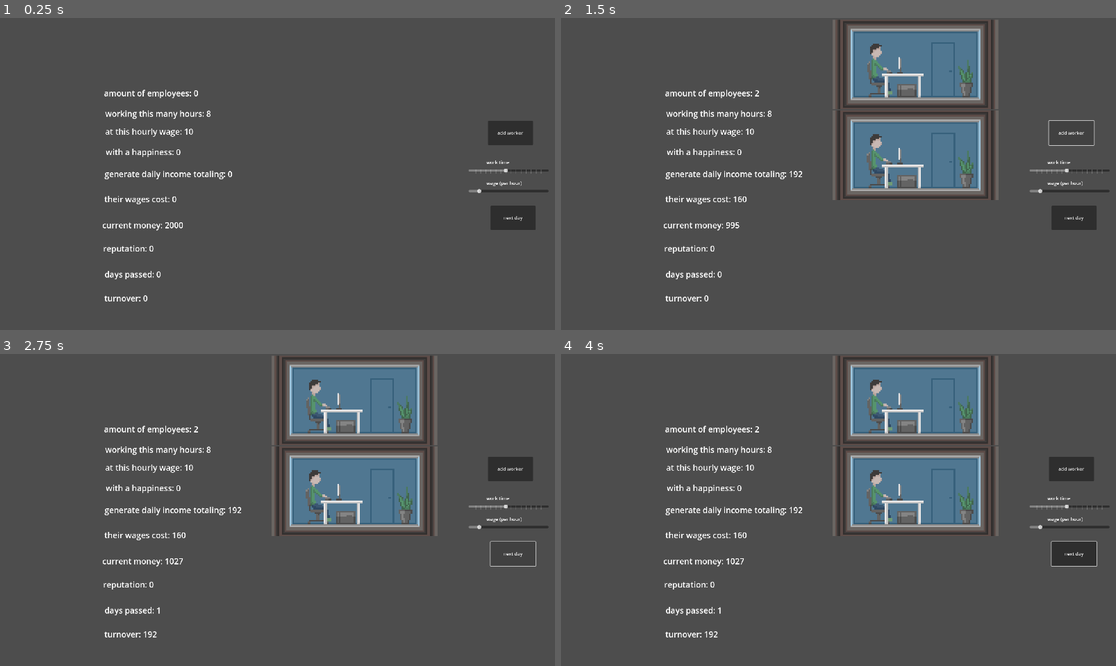
Above: before the commit, frames 1-4 (two rows, left to right).
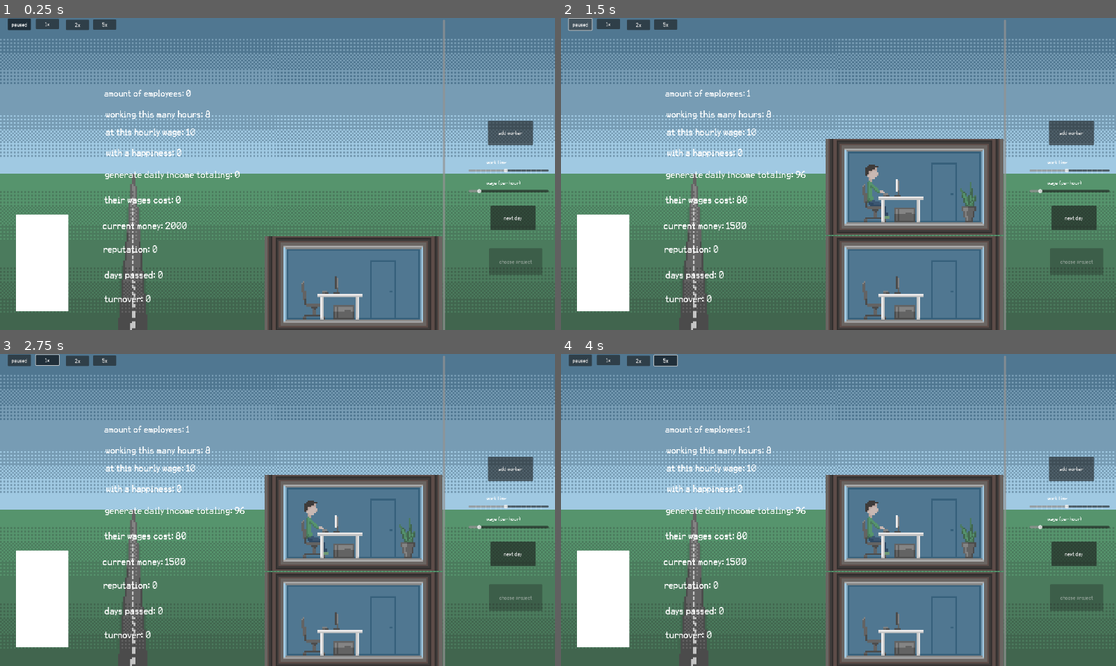
Above: after the commit, the same moments.

Repository: Mag559/GMTK_GameJam2024
Game: Godot game, scene res://UI/in_game_ui.tscn
Two runs of this game, one before a commit and one after it. Both use one fixed random seed, a clock stepped at 60 frames per second and the inputs below. The engine's default icon, where the game draws it, is replaced by a stand-in: a white triangle on a blue panel in a dark square.
Inputs (mouse positions are in pixels of both pictures, inside the frame that each line leads up to):
- Up to frame 1 (0.25 s): no input
- Up to frame 2 (1.5 s): click "add worker" at 0.5 s; click "add worker" (after the commit: "paused") at 1.25 s
- Up to frame 3 (2.75 s): click "next day" (after the commit: "1x") at 2 s
- Up to frame 4 (4 s): click (638, 360) at 2.75 s, where only the run after the commit has a clickable "2x"; click (666, 360) at 3.5 s, where only the run after the commit has a clickable "5x"

The runs differ from the first frame. In frame 1, 89% of the frame differs, in the area x 0-100%, y 0-100%; in frame 2, 83%; in frame 3, 84%; in frame 4, 84%.

Commit message:
15;40;19;reputation-bar

Diff:
--- a/EventCentre.gd
+++ b/EventCentre.gd
@@ -1,3 +1,6 @@
 extends Node
 
 signal new_hire
+signal paused
+signal manual_pause
+signal started_again
--- /dev/null
+++ b/ReputationBar.gd
@@ -0,0 +1,6 @@
+extends ColorRect
+
+
+func _process(_delta):
+	$ColorRect.anchor_top = 1 - (StatManager.reputation - StatManager.reputation_required_for_last_project) \
+	 / (StatManager.get_reputation_for_new_project() - StatManager.reputation_required_for_last_project)
--- /dev/null
+++ b/ReputationBar.tscn
@@ -0,0 +1,20 @@
+[gd_scene load_steps=2 format=3 uid="uid://bhb22of2ufww1"]
+
+[ext_resource type="Script" path="res://ReputationBar.gd" id="1_xb8f5"]
+
+[node name="ColorRect" type="ColorRect"]
+anchors_preset = -1
+anchor_right = 0.106
+anchor_bottom = 0.319
+offset_right = -0.52002
+offset_bottom = 0.47998
+script = ExtResource("1_xb8f5")
+
+[node name="ColorRect" type="ColorRect" parent="."]
+layout_mode = 1
+anchors_preset = -1
+anchor_top = 1.0
+anchor_right = 1.0
+anchor_bottom = 1.0
+color = Color(1, 1, 0.0823529, 1)
+metadata/_edit_use_anchors_ = true
--- a/StatManager.gd
+++ b/StatManager.gd
@@ -10,7 +10,7 @@
 var income_multiplier := 12.0
 var income_exponent := 1.0
 var income_add_on := 0.0
-var happiness_exp_base := 2.0  # for income calc
+var happiness_exp_base := 1.6  # for income calc
 var happiness_mult := 1.0
 var happiness_add_on := 0.0
 
@@ -25,8 +25,16 @@
 
 var projects_earned := 0
 var projects_to_choose := 0
-var reputation_required_exponential_base := 3.0
+var reputation_required_exponential_base := 2.0
 var reputation_required_add_on := 20.0
+var reputation_required_for_last_project := 0.0
+
+var run_seed : int
+
+
+func _ready():
+	randomize()
+	run_seed = randi_range(30, 4000)
 
 
 func get_daily_income() -> float:
@@ -41,7 +49,8 @@
 
 
 func get_happiness() -> float:  # can go negative
-	return happiness_mult * (wage_per_hour / reference_wage_per_hour - (work_time + work_time_add_on) / reference_work_time)
+	return happiness_mult * (wage_per_hour / reference_wage_per_hour
+	 - (work_time + work_time_add_on) / reference_work_time) + happiness_add_on
 
 
 func next_day() -> void:
@@ -65,9 +74,11 @@
 
 func check_if_new_project() -> void:
 	if reputation > get_reputation_for_new_project():
+		reputation_required_for_last_project = get_reputation_for_new_project()
 		projects_earned += 1
 		projects_to_choose += 1
 
 
 func get_reputation_for_new_project() -> float:
-	return pow(reputation_required_exponential_base, projects_earned) + reputation_required_add_on
+	return pow(reputation_required_exponential_base, (projects_earned + 2)) \
+	 + reputation_required_add_on * (projects_earned + 1)
--- /dev/null
+++ b/UI/choose_project.gd
@@ -0,0 +1,11 @@
+extends Button
+
+var project_popup := preload("res://project_popup.tscn")
+
+func _process(delta):
+	disabled = StatManager.projects_to_choose == 0
+
+
+func _on_pressed():
+	var popup := project_popup.instantiate()
+	get_parent().add_child(popup)
--- a/UI/in_game_ui.tscn
+++ b/UI/in_game_ui.tscn
@@ -1,6 +1,7 @@
-[gd_scene load_steps=16 format=3 uid="uid://bcs4te5ib6su"]
+[gd_scene load_steps=21 format=3 uid="uid://bcs4te5ib6su"]
 
 [ext_resource type="Script" path="res://UI/add_worker.gd" id="1_gmcku"]
+[ext_resource type="Texture2D" uid="uid://c3efp1402q5xl" path="res://background_v1.png" id="1_xp53m"]
 [ext_resource type="Script" path="res://UI/workers_amount.gd" id="2_5dh1u"]
 [ext_resource type="Script" path="res://UI/Button2.gd" id="2_sjohs"]
 [ext_resource type="Script" path="res://UI/work_time_amount.gd" id="3_508nb"]
@@ -9,12 +10,16 @@
 [ext_resource type="Script" path="res://UI/wage_slider.gd" id="5_btf2l"]
 [ext_resource type="Script" path="res://UI/happiness_amount.gd" id="5_kh22f"]
 [ext_resource type="Script" path="res://UI/daily_income_amount.gd" id="6_3dug8"]
+[ext_resource type="FontFile" uid="uid://dotdsj6wdrb1o" path="res://karma suture.ttf" id="6_qx76h"]
 [ext_resource type="Script" path="res://UI/cost_of_wages_amount.gd" id="7_6bdht"]
 [ext_resource type="Script" path="res://UI/money_amount.gd" id="9_uyxg6"]
 [ext_resource type="Script" path="res://UI/reputation_amount.gd" id="10_rltyb"]
 [ext_resource type="Script" path="res://UI/day_amount.gd" id="11_2ix8e"]
 [ext_resource type="Script" path="res://UI/turnover_amount.gd" id="12_7hx4y"]
 [ext_resource type="PackedScene" uid="uid://bu1l4mqnm47v8" path="res://office_building.tscn" id="15_vplvd"]
+[ext_resource type="Script" path="res://UI/choose_project.gd" id="16_stx6t"]
+[ext_resource type="PackedScene" uid="uid://bs3i0eil1be4q" path="res://time_controls.tscn" id="17_0rdfq"]
+[ext_resource type="PackedScene" uid="uid://bhb22of2ufww1" path="res://ReputationBar.tscn" id="20_63vpj"]
 
 [node name="InGameUI" type="CanvasLayer"]
 
@@ -27,6 +32,16 @@
 grow_vertical = 2
 metadata/_edit_lock_ = true
 
+[node name="TextureRect" type="TextureRect" parent="Control"]
+layout_mode = 1
+anchors_preset = 15
+anchor_right = 1.0
+anchor_bottom = 1.0
+grow_horizontal = 2
+grow_vertical = 2
+texture = ExtResource("1_xp53m")
+stretch_mode = 5
+
 [node name="Button" type="Button" parent="Control"]
 layout_mode = 1
 anchors_preset = -1
@@ -62,6 +77,7 @@
 anchor_bottom = 0.279333
 offset_right = -0.320004
 offset_bottom = 0.319998
+theme_override_fonts/font = ExtResource("6_qx76h")
 theme_override_font_sizes/font_size = 28
 text = "amount of employees: "
 script = ExtResource("2_5dh1u")
@@ -72,11 +88,12 @@
 anchors_preset = -1
 anchor_left = 0.189583
 anchor_top = 0.288889
-anchor_right = 0.373083
+anchor_right = 0.476208
 anchor_bottom = 0.345074
 offset_right = -0.320004
 offset_bottom = 0.319998
-theme_override_font_sizes/font_size = 28
+theme_override_fonts/font = ExtResource("6_qx76h")
+theme_override_font_sizes/font_size = 30
 text = "working this many hours: "
 script = ExtResource("3_508nb")
 metadata/_edit_use_anchors_ = true
@@ -86,11 +103,12 @@
 anchors_preset = -1
 anchor_left = 0.189583
 anchor_top = 0.346296
-anchor_right = 0.373083
+anchor_right = 0.432979
 anchor_bottom = 0.402481
 offset_right = -0.320004
 offset_bottom = 0.319998
-theme_override_font_sizes/font_size = 28
+theme_override_fonts/font = ExtResource("6_qx76h")
+theme_override_font_sizes/font_size = 30
 text = "at this hourly  wage: "
 script = ExtResource("4_xdhf1")
 metadata/_edit_use_anchors_ = true
@@ -100,11 +118,12 @@
 anchors_preset = -1
 anchor_left = 0.190625
 anchor_top = 0.412037
-anchor_right = 0.374125
+anchor_right = 0.393396
 anchor_bottom = 0.468222
 offset_right = -0.320004
 offset_bottom = 0.319998
-theme_override_font_sizes/font_size = 28
+theme_override_fonts/font = ExtResource("6_qx76h")
+theme_override_font_sizes/font_size = 30
 text = "with a happiness: "
 script = ExtResource("5_kh22f")
 metadata/_edit_use_anchors_ = true
@@ -114,11 +133,12 @@
 anchors_preset = -1
 anchor_left = 0.188542
 anchor_top = 0.482407
-anchor_right = 0.387667
+anchor_right = 0.541313
 anchor_bottom = 0.538593
 offset_right = -0.320004
 offset_bottom = 0.319998
-theme_override_font_sizes/font_size = 28
+theme_override_fonts/font = ExtResource("6_qx76h")
+theme_override_font_sizes/font_size = 30
 text = "generate daily income totaling: "
 script = ExtResource("6_3dug8")
 metadata/_edit_use_anchors_ = true
@@ -128,11 +148,12 @@
 anchors_preset = -1
 anchor_left = 0.188021
 anchor_top = 0.562963
-anchor_right = 0.387146
+anchor_right = 0.393917
 anchor_bottom = 0.619148
 offset_right = -0.320004
 offset_bottom = 0.319998
-theme_override_font_sizes/font_size = 28
+theme_override_fonts/font = ExtResource("6_qx76h")
+theme_override_font_sizes/font_size = 30
 text = "their wages cost: "
 script = ExtResource("7_6bdht")
 metadata/_edit_use_anchors_ = true
@@ -146,7 +167,8 @@
 anchor_bottom = 0.702481
 offset_right = -0.320004
 offset_bottom = 0.319998
-theme_override_font_sizes/font_size = 28
+theme_override_fonts/font = ExtResource("6_qx76h")
+theme_override_font_sizes/font_size = 30
 text = "current money: "
 script = ExtResource("9_uyxg6")
 metadata/_edit_use_anchors_ = true
@@ -160,7 +182,8 @@
 anchor_bottom = 0.777481
 offset_right = -0.320004
 offset_bottom = 0.319998
-theme_override_font_sizes/font_size = 28
+theme_override_fonts/font = ExtResource("6_qx76h")
+theme_override_font_sizes/font_size = 30
 text = "reputation: "
 script = ExtResource("10_rltyb")
 metadata/_edit_use_anchors_ = true
@@ -174,7 +197,8 @@
 anchor_bottom = 0.859889
 offset_right = -0.320004
 offset_bottom = 0.319998
-theme_override_font_sizes/font_size = 28
+theme_override_fonts/font = ExtResource("6_qx76h")
+theme_override_font_sizes/font_size = 30
 text = "days passed: "
 script = ExtResource("11_2ix8e")
 metadata/_edit_use_anchors_ = true
@@ -188,7 +212,8 @@
 anchor_bottom = 0.936741
 offset_right = -0.320004
 offset_bottom = 0.319998
-theme_override_font_sizes/font_size = 28
+theme_override_fonts/font = ExtResource("6_qx76h")
+theme_override_font_sizes/font_size = 30
 text = "turnover: "
 script = ExtResource("12_7hx4y")
 metadata/_edit_use_anchors_ = true
@@ -253,7 +278,29 @@
 anchor_right = 0.802083
 anchor_bottom = 1.00741
 
+[node name="Button3" type="Button" parent="Control"]
+layout_mode = 0
+anchor_left = 0.88125
+anchor_top = 0.737963
+anchor_right = 0.977083
+anchor_bottom = 0.823148
+text = "choose project"
+script = ExtResource("16_stx6t")
+metadata/_edit_use_anchors_ = true
+
+[node name="Control" parent="Control" instance=ExtResource("17_0rdfq")]
+layout_mode = 1
+
+[node name="ColorRect" parent="Control" instance=ExtResource("20_63vpj")]
+layout_mode = 1
+anchor_left = 0.0286458
+anchor_top = 0.62963
+anchor_right = 0.123708
+anchor_bottom = 0.93937
+metadata/_edit_use_anchors_ = true
+
 [connection signal="pressed" from="Control/Button" to="Control/Button" method="_on_pressed"]
 [connection signal="pressed" from="Control/Button2" to="Control/Button2" method="_on_pressed"]
 [connection signal="value_changed" from="Control/HSlider" to="Control/HSlider" method="_on_value_changed"]
 [connection signal="value_changed" from="Control/HSlider2" to="Control/HSlider2" method="_on_value_changed"]
+[connection signal="pressed" from="Control/Button3" to="Control/Button3" method="_on_pressed"]
--- a/office_building.tscn
+++ b/office_building.tscn
@@ -1,6 +1,7 @@
-[gd_scene load_steps=2 format=3 uid="uid://bu1l4mqnm47v8"]
+[gd_scene load_steps=3 format=3 uid="uid://bu1l4mqnm47v8"]
 
 [ext_resource type="Script" path="res://work_space_holder.gd" id="1_bjqsy"]
+[ext_resource type="Texture2D" uid="uid://6pcblgamjkaj" path="res://room_v1.png" id="2_4mn6y"]
 
 [node name="ScrollContainer" type="ScrollContainer"]
 anchors_preset = -1
@@ -8,10 +9,24 @@
 anchor_top = 0.109259
 anchor_right = 0.564583
 anchor_bottom = 0.92963
+grow_vertical = 0
+vertical_scroll_mode = 2
 metadata/_edit_use_anchors_ = true
 
-[node name="VBoxContainer" type="VBoxContainer" parent="."]
+[node name="HBoxContainer" type="HBoxContainer" parent="."]
 layout_mode = 2
 size_flags_horizontal = 3
-size_flags_vertical = 0
+size_flags_vertical = 3
+alignment = 1
+
+[node name="VBoxContainer" type="VBoxContainer" parent="HBoxContainer"]
+layout_mode = 2
+size_flags_horizontal = 3
+size_flags_vertical = 8
 script = ExtResource("1_bjqsy")
+
+[node name="TextureRect" type="TextureRect" parent="HBoxContainer/VBoxContainer"]
+layout_mode = 2
+texture = ExtResource("2_4mn6y")
+expand_mode = 5
+stretch_mode = 5
--- a/project.godot
+++ b/project.godot
@@ -26,6 +26,10 @@
 window/size/viewport_height=1080
 window/size/mode=3
 
+[gui]
+
+theme/custom_font="res://karma suture.ttf"
+
 [rendering]
 
 textures/canvas_textures/default_texture_filter=0
--- /dev/null
+++ b/project_popup.gd
@@ -0,0 +1,64 @@
+extends TextureRect
+
+# name, cost, describtion
+var projects := [["bus", 4000, "to add"],
+				["table football", 2000, "to add"],
+				["park", 15000, "to add"],
+				["new laptops", 800000, "to add"],
+				["windows", 2000, "to add"],
+				["restaurant", 10000, "to add"],
+]
+
+var projects_to_choose_from := []
+var already_chosen_projects := []
+
+@onready var rng := RandomNumberGenerator.new()
+
+
+func _ready():
+	rng.seed = StatManager.run_seed * (StatManager.projects_earned - StatManager.projects_to_choose)
+	while projects_to_choose_from.size() < 3:
+		var pick := rng.randi_range(0, projects.size() - 1)
+		if not pick in projects_to_choose_from and not pick in already_chosen_projects:
+			projects_to_choose_from.append(pick)
+	$Label.text = "project name: " + projects[projects_to_choose_from[0]][0]
+	$Label4.text = "cost: " + str(projects[projects_to_choose_from[0]][1])
+	$Label2.text = "project name: " + projects[projects_to_choose_from[1]][0]
+	$Label5.text = "cost: " + str(projects[projects_to_choose_from[1]][1])
+	$Label3.text = "project name: " + projects[projects_to_choose_from[2]][0]
+	$Label6.text = "cost: " + str(projects[projects_to_choose_from[2]][1])
+	$Button2.disabled = StatManager.money < projects[projects_to_choose_from[0]][1]
+	$Button3.disabled = StatManager.money < projects[projects_to_choose_from[1]][1]
+	$Button4.disabled = StatManager.money < projects[projects_to_choose_from[2]][1]
+
+
+	EventCentre.manual_pause.emit()
+	EventCentre.started_again.connect(queue_free)
+
+
+
+func _on_button_pressed():
+	queue_free()
+
+
+func choose_project(project_index):
+	var chosen_project : int = projects_to_choose_from[project_index]
+	already_chosen_projects.append(chosen_project)
+	StatManager.projects_to_choose -= 1
+	match chosen_project:
+		0:
+			StatManager.work_time_add_on += -1
+		1:
+			StatManager.effective_work_time_mult *= 0.85
+			StatManager.happiness_mult *= 1.4
+		3:
+			StatManager.happiness_add_on += 1.0
+		4:
+			StatManager.income_exponent += 0.4
+		5:
+			StatManager.happiness_mult *= 1.2
+		6:
+			StatManager.effective_work_time_mult *= 0.9
+			StatManager.happiness_add_on += 2.0
+
+	queue_free()
--- /dev/null
+++ b/project_popup.tscn
@@ -0,0 +1,116 @@
+[gd_scene load_steps=3 format=3 uid="uid://bgo6arwbm715y"]
+
+[ext_resource type="Texture2D" uid="uid://bo0i32e853evb" path="res://icon.svg" id="1_n1lc4"]
+[ext_resource type="Script" path="res://project_popup.gd" id="2_03yc8"]
+
+[node name="Control" type="TextureRect"]
+anchors_preset = -1
+anchor_left = 0.225521
+anchor_top = 0.183333
+anchor_right = 0.732292
+anchor_bottom = 0.737037
+grow_horizontal = 2
+grow_vertical = 2
+texture = ExtResource("1_n1lc4")
+script = ExtResource("2_03yc8")
+metadata/_edit_use_anchors_ = true
+
+[node name="Button" type="Button" parent="."]
+layout_mode = 1
+anchors_preset = -1
+anchor_left = 0.898253
+anchor_top = -0.0183946
+anchor_right = 0.999778
+anchor_bottom = 0.135074
+offset_right = 0.216
+offset_bottom = 0.226
+text = "X"
+metadata/_edit_use_anchors_ = true
+
+[node name="Label" type="Label" parent="."]
+layout_mode = 1
+anchors_preset = -1
+anchor_left = 0.117163
+anchor_top = 0.152174
+anchor_right = 0.293936
+anchor_bottom = 0.277592
+metadata/_edit_use_anchors_ = true
+
+[node name="Label4" type="Label" parent="."]
+layout_mode = 1
+anchors_preset = -1
+anchor_left = 0.124358
+anchor_top = 0.381271
+anchor_right = 0.301131
+anchor_bottom = 0.506689
+metadata/_edit_use_anchors_ = true
+
+[node name="Label2" type="Label" parent="."]
+layout_mode = 1
+anchors_preset = -1
+anchor_left = 0.406989
+anchor_top = 0.152174
+anchor_right = 0.583762
+anchor_bottom = 0.277592
+metadata/_edit_use_anchors_ = true
+
+[node name="Label5" type="Label" parent="."]
+layout_mode = 1
+anchors_preset = -1
+anchor_left = 0.405961
+anchor_top = 0.411371
+anchor_right = 0.582734
+anchor_bottom = 0.536789
+metadata/_edit_use_anchors_ = true
+
+[node name="Label3" type="Label" parent="."]
+layout_mode = 1
+anchors_preset = -1
+anchor_left = 0.725591
+anchor_top = 0.14214
+anchor_right = 0.902364
+anchor_bottom = 0.267559
+metadata/_edit_use_anchors_ = true
+
+[node name="Label6" type="Label" parent="."]
+layout_mode = 1
+anchors_preset = -1
+anchor_left = 0.72148
+anchor_top = 0.438127
+anchor_right = 0.898253
+anchor_bottom = 0.563545
+metadata/_edit_use_anchors_ = true
+
+[node name="Button2" type="Button" parent="."]
+layout_mode = 0
+anchor_left = 0.129496
+anchor_top = 0.643813
+anchor_right = 0.27852
+anchor_bottom = 0.765886
+text = "choose"
+metadata/_edit_use_anchors_ = true
+
+[node name="Button3" type="Button" parent="."]
+layout_mode = 1
+anchors_preset = -1
+anchor_left = 0.42446
+anchor_top = 0.633779
+anchor_right = 0.573484
+anchor_bottom = 0.755853
+text = "choose"
+metadata/_edit_use_anchors_ = true
+
+[node name="Button4" type="Button" parent="."]
+layout_mode = 1
+anchors_preset = -1
+anchor_left = 0.74409
+anchor_top = 0.622074
+anchor_right = 0.893114
+anchor_bottom = 0.744147
+text = "choose"
+metadata/_edit_use_anchors_ = true
+
+[connection signal="pressed" from="Button" to="." method="_on_button_pressed"]
+[connection signal="pressed" from="Button2" to="." method="choose_project" binds= [0]]
+[connection signal="pressed" from="Button3" to="." method="choose_project" binds= [1]]
+[connection signal="pressed" from="Button4" to="." method="choose_project" binds= [2]]
--- /dev/null
+++ b/time_controls.gd
@@ -0,0 +1,68 @@
+extends Control
+
+
+var day_progress := 0.0
+var passing_rate := 0.0
+
+
+func _ready():
+	EventCentre.manual_pause.connect(manual_pause)
+
+
+func _process(delta):
+	day_progress += delta / 10 * passing_rate
+	if day_progress > 1:
+		next_day()
+
+
+func next_day() -> void:
+	day_progress -= 1
+	StatManager.next_day()
+
+
+func manual_pause() -> void:
+	$Button.button_pressed = true
+
+
+func pause(on):
+	if on:
+		passing_rate = 0
+		$Button2.button_pressed = false
+		$Button3.button_pressed = false
+		$Button4.button_pressed = false
+		EventCentre.paused.emit()
+		$Button.mouse_filter = MOUSE_FILTER_IGNORE
+
+
+func run(toggled_on, new_rate : float):
+	var activated_button : Button
+	match new_rate:
+		1.0:
+			activated_button = $Button2
+		2.0:
+			activated_button = $Button3
+		5.0:
+			activated_button = $Button4
+
+	if toggled_on:
+		$Button.button_pressed = false
+		$Button.mouse_filter = Control.MOUSE_FILTER_STOP
+
+		if activated_button != $Button2:
+			$Button2.button_pressed = false
+			$Button2.mouse_filter = Control.MOUSE_FILTER_STOP
+		if activated_button != $Button3:
+			$Button3.button_pressed = false
+			$Button3.mouse_filter = Control.MOUSE_FILTER_STOP
+		if activated_button != $Button4:
+			$Button4.button_pressed = false
+			$Button4.mouse_filter = Control.MOUSE_FILTER_STOP
+
+		activated_button.mouse_filter = Control.MOUSE_FILTER_IGNORE
+		activated_button.mouse_filter = Control.MOUSE_FILTER_STOP
+
+		if passing_rate == 0:
+			passing_rate = new_rate
+			EventCentre.started_again.emit()
+		else:
+			passing_rate = new_rate
--- /dev/null
+++ b/time_controls.tscn
@@ -0,0 +1,71 @@
+[gd_scene load_steps=2 format=3 uid="uid://bs3i0eil1be4q"]
+
+[ext_resource type="Script" path="res://time_controls.gd" id="1_vimg6"]
+
+[node name="Control" type="Control"]
+layout_mode = 3
+anchor_right = 0.2125
+anchor_bottom = 0.191667
+grow_horizontal = 2
+grow_vertical = 2
+script = ExtResource("1_vimg6")
+metadata/_edit_use_anchors_ = true
+metadata/_edit_lock_ = true
+
+[node name="Button" type="Button" parent="."]
+layout_mode = 1
+anchors_preset = -1
+anchor_left = 0.0661765
+anchor_top = 0.00966184
+anchor_right = 0.262
+anchor_bottom = 0.203
+offset_right = 0.103989
+offset_bottom = -0.0209999
+toggle_mode = true
+button_pressed = true
+text = "paused"
+metadata/_edit_use_anchors_ = true
+
+[node name="Button2" type="Button" parent="."]
+layout_mode = 1
+anchors_preset = -1
+anchor_left = 0.305136
+anchor_top = 0.0166667
+anchor_right = 0.502
+anchor_bottom = 0.189
+offset_right = -0.162018
+offset_bottom = -0.0200005
+toggle_mode = true
+text = "1x"
+metadata/_edit_use_anchors_ = true
+
+[node name="Button3" type="Button" parent="."]
+layout_mode = 1
+anchors_preset = -1
+anchor_left = 0.558912
+anchor_top = 0.0277778
+anchor_right = 0.755776
+anchor_bottom = 0.200111
+offset_right = -0.162018
+offset_bottom = -0.0200005
+toggle_mode = true
+text = "2x"
+metadata/_edit_use_anchors_ = true
+
+[node name="Button4" type="Button" parent="."]
+layout_mode = 1
+anchors_preset = -1
+anchor_left = 0.789216
+anchor_top = 0.0241546
+anchor_right = 0.98608
+anchor_bottom = 0.196488
+offset_right = -0.162018
+offset_bottom = -0.0200005
+toggle_mode = true
+text = "5x"
+metadata/_edit_use_anchors_ = true
+
+[connection signal="toggled" from="Button" to="." method="pause"]
+[connection signal="toggled" from="Button2" to="." method="run" binds= [1.0]]
+[connection signal="toggled" from="Button3" to="." method="run" binds= [2.0]]
+[connection signal="toggled" from="Button4" to="." method="run" binds= [5.0]]
--- a/work_space.tscn
+++ b/work_space.tscn
@@ -4,13 +4,12 @@
 
 [node name="TextureRect" type="TextureRect"]
 anchors_preset = -1
-anchor_right = 0.039
-anchor_bottom = 0.037
-offset_right = 0.119995
-offset_bottom = 0.0400009
+anchor_right = 0.0390625
+anchor_bottom = 0.0375375
+offset_bottom = -0.540539
 size_flags_horizontal = 3
 size_flags_vertical = 3
 texture = ExtResource("1_j1nkw")
-expand_mode = 1
+expand_mode = 5
 stretch_mode = 5
 metadata/_edit_use_anchors_ = true
--- a/work_space_holder.gd
+++ b/work_space_holder.gd
@@ -11,4 +11,5 @@
 func add_work_space() -> void:
 	var new_work_space : TextureRect = work_space.instantiate()
 	add_child(new_work_space)
-	custom_minimum_size = Vector2(0, StatManager.employees * 9 / 16 * owner.size.x)
+	custom_minimum_size = Vector2(0, (StatManager.employees + 0.9) * owner.size.x / 1.85)
+	move_child($TextureRect, get_child_count() - 1)
Binary file added: 4x3_font.ttf
Not shown, added: 4x3_font.ttf.import
Binary file added: background_v1.png
Not shown, added: background_v1.png.import
Binary file added: karma suture.ttf
Not shown, added: karma suture.ttf.import
Binary file added: room_v1.png
Not shown, added: room_v1.png.import
